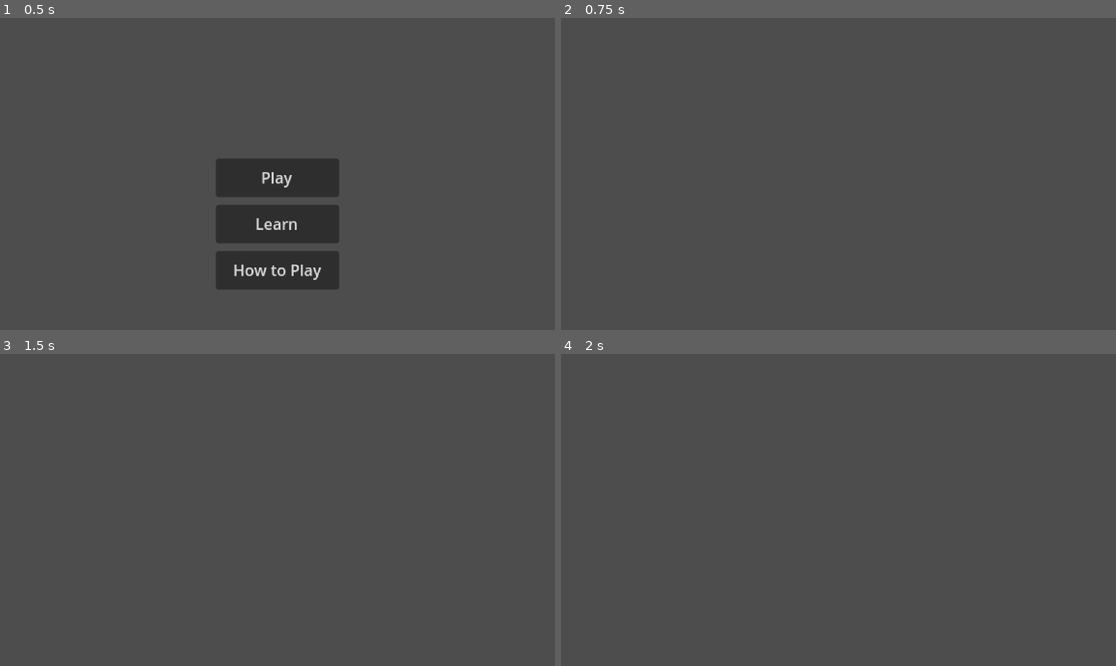
Above: before the commit, frames 1-4 (two rows, left to right).
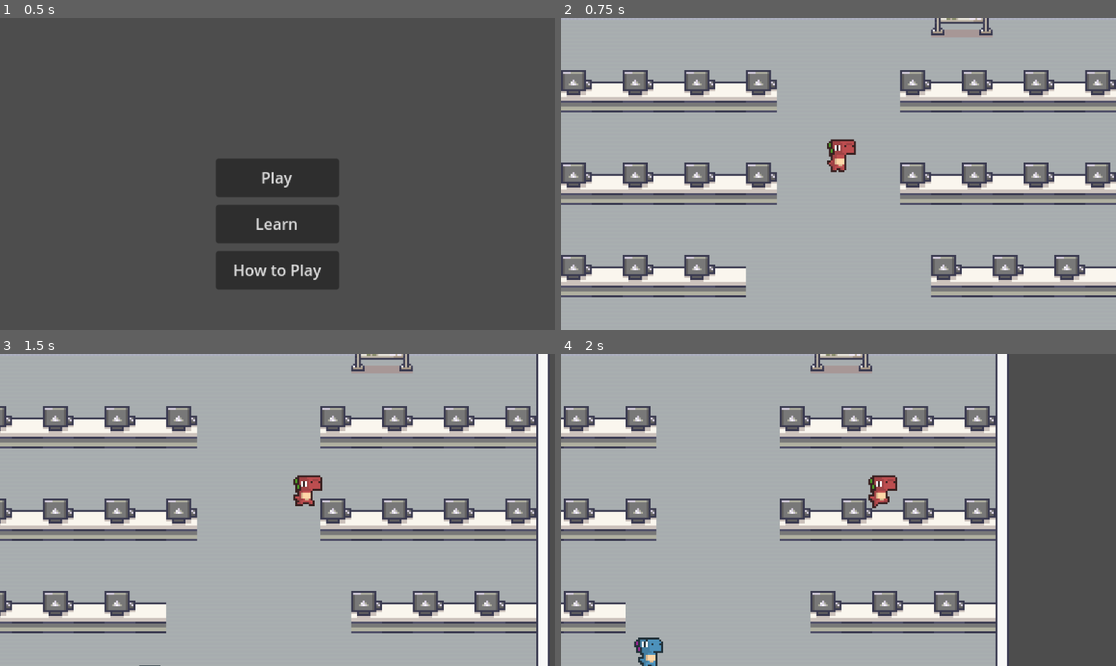
Above: after the commit, the same moments.

Repository: Raikosuu/Full-Tech-Panic_Public
Game: Godot game, scene res://scenes/main_menu.tscn
The game is run twice, just before and just after one commit, with the same random seed, the same clock (stepped at 60 frames per second) and the same inputs.
Inputs (mouse positions are in pixels of both pictures, inside the frame that each line leads up to):
- Up to frame 1 (0.5 s): no input
- Up to frame 2 (0.75 s): click "Play" at 0.5 s
- Up to frame 3 (1.5 s): move the mouse to (399, 494) at 1.27 s; hold D (move_right) from 1.28 s (still down); click (399, 494) at 1.42 s
- Up to frame 4 (2 s): keep holding D (move_right)

Frame 1 is identical in both runs. In frame 2, 94% of the frame differs, in the area x 0-100%, y 0-100%; in frame 3, 93%; in frame 4, 76%.

Commit message:
added script

Diff:
--- a/scenes/game_scene.tscn
+++ b/scenes/game_scene.tscn
@@ -2532,23 +2532,19 @@
 [node name="game_scene" type="Node2D"]
 
 [node name="ground" type="TileMapLayer" parent="."]
-visible = false
 tile_map_data = PackedByteArray("AAD3////AgAMAAwAAAD4////AgAMAAwAAAD5////AgAMAAwAAAD6////AgAMAAwAAAD7////AgAMAAwAAAD8// …(4720 unchanged characters)…
 tile_set = SubResource("TileSet_kk2rg")
 
 [node name="comp_table" type="TileMapLayer" parent="."]
-visible = false
 tile_map_data = PackedByteArray("AAD///j/AAAAAA4AAAD///n/AAAAAA8AAAAAAPj/AAABAA4AAAAAAPn/AAABAA8AAAACAP3/AAADAAkAAAADAP …(688 unchanged characters)…
 tile_set = SubResource("TileSet_bw6k5")
 
 [node name="TileMapLayer" type="TileMapLayer" parent="comp_table"]
-visible = false
 z_index = 2
 tile_map_data = PackedByteArray("AAD3//z/AAADAAgAAAD5//z/AAADAAgAAAD7//z/AAADAAgAAAD9//z/AAADAAgAAAACAPz/AAADAAgAAAAEAP …(272 unchanged characters)…
 tile_set = SubResource("TileSet_y3j0m")
 
 [node name="player" parent="." instance=ExtResource("1_w5aja")]
-visible = false
 position = Vector2(0, -1)
 motion_mode = 1
 movement_speed = 120.0
@@ -2559,7 +2555,6 @@
 position_smoothing_enabled = true
 
 [node name="npc" parent="." instance=ExtResource("4_bw6k5")]
-visible = false
 position = Vector2(-95, 105)
 
 [editable path="npc"]
--- a/scenes/npc_1.tscn
+++ b/scenes/npc_1.tscn
@@ -1,6 +1,7 @@
-[gd_scene load_steps=14 format=3 uid="uid://2ueng3iip43a"]
+[gd_scene load_steps=15 format=3 uid="uid://2ueng3iip43a"]
 
 [ext_resource type="Texture2D" uid="uid://ch3yjsway5b7f" path="res://assets/character/DinoSprites - tard.png" id="1_8dm1u"]
+[ext_resource type="Script" uid="uid://pwigievipai2" path="res://scripts/npc_1.gd" id="1_ttshn"]
 
 [sub_resource type="AtlasTexture" id="AtlasTexture_8dm1u"]
 atlas = ExtResource("1_8dm1u")
@@ -84,13 +85,14 @@
 [sub_resource type="Curve2D" id="Curve2D_rga5l"]
 
 [node name="NPC1" type="CharacterBody2D"]
+script = ExtResource("1_ttshn")
 
 [node name="AnimatedSprite2D" type="AnimatedSprite2D" parent="."]
 position = Vector2(0, -9)
 sprite_frames = SubResource("SpriteFrames_3hym5")
 animation = &"idle"
 autoplay = "idle"
-frame_progress = 0.21155205
+frame_progress = 0.30289736
 
 [node name="CollisionShape2D" type="CollisionShape2D" parent="."]
 position = Vector2(0, -8)
--- a/scripts/npc_1.gd
+++ b/scripts/npc_1.gd
@@ -4,10 +4,25 @@
 @onready var path: Path2D = $Path2D
 @onready var path_follow: PathFollow2D = $Path2D/PathFollow2D
 
+@export var move_speed: float = 50.0
+@export var loop_path: bool = false
+
+var last_position: Vector2
+
+
+
 func _update_animation(movement: Vector2) -> void:
-	if abs(movement.x) > abs(movement.y) and movement.x > 0:
-		anim_sprite.flip_h = false
-		anim_sprite.play("walk")
+	if movement == Vector2.ZERO:
+		# No movement → idle
+		anim_sprite.play("idle")
 	else:
-		anim_sprite.flip_h = true
-		anim_sprite.play("walk")
+		# Horizontal movement dominates
+		if abs(movement.x) > abs(movement.y):
+			if movement.x > 0:
+				anim_sprite.flip_h = false
+			else:
+				anim_sprite.flip_h = true
+				anim_sprite.play("walk")
+		else:
+			# Vertical movement (optional: add up/down animations if you have them)
+			anim_sprite.play("walk")
